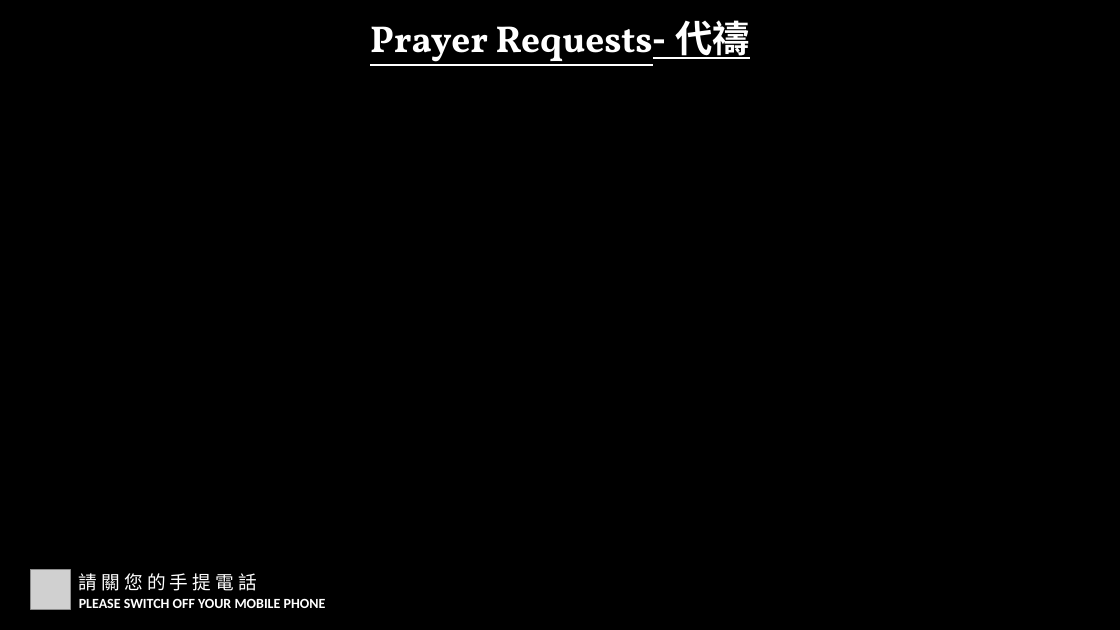
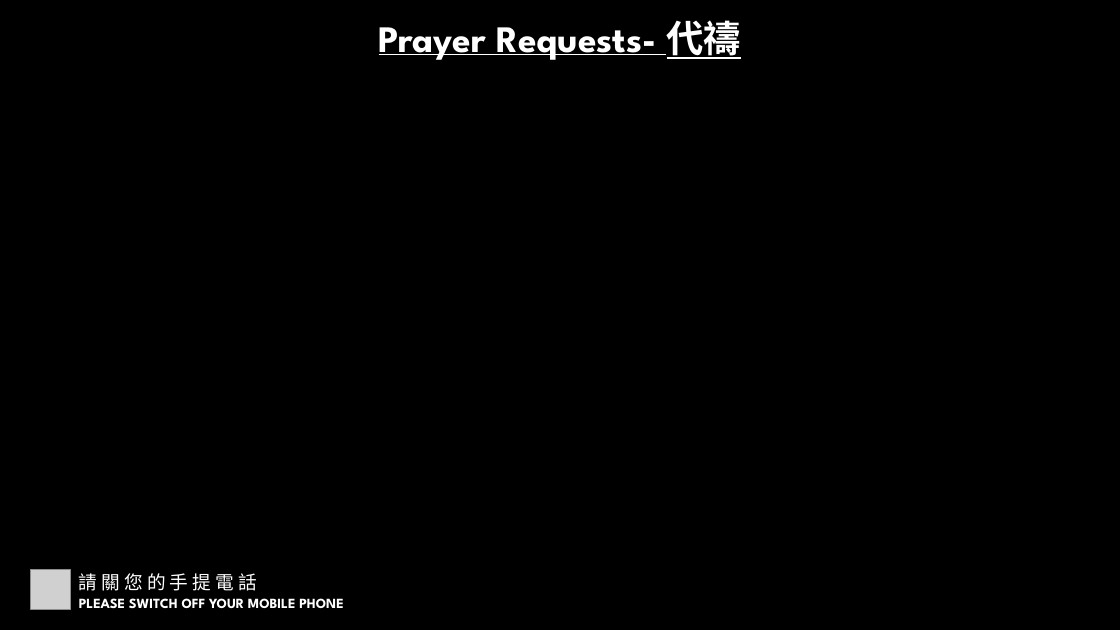
Before and after one commit to calebchanwy/tjc-powerpoint, a slide deck: slide 2 of TJCPowerPoint/bin/Debug/Files/ServiceWidescreen.pptx. Drawn at 1120x630 pixels with LibreOffice and Linux fonts; fonts in the diff are those of the drawing; grey boxes stand for pictures. Boxes give left, top, right and bottom in pixels: in the first picture for what was removed or moved away, otherwise in the second. Text is boxed around its words. In the diff, an @@ line names an element or a change of style, - is before the commit and + after.

```diff
--- a/TJCPowerPoint/bin/Debug/Files/ServiceWidescreen.pptx
+++ b/TJCPowerPoint/bin/Debug/Files/ServiceWidescreen.pptx
@@ text "Prayer Requests- 代禱" at [379,20,742,60]: font Vollkorn to League Spartan in "Prayer Requests-"; font Noto Sans CJK SC to League Spartan in "Requests- 代禱" @@
@@ text "請 關 您 的 手 ..." at [79,573,257,591]: font Calibri to League Spartan @@
@@ text "PLEASE SWITCH OFF YOUR MOBILE ..." at [79,598,344,608]: font Calibri to League Spartan @@
```
Also in this commit, not shown: 3 other slides changed, 1 slide added, 18 other files.
